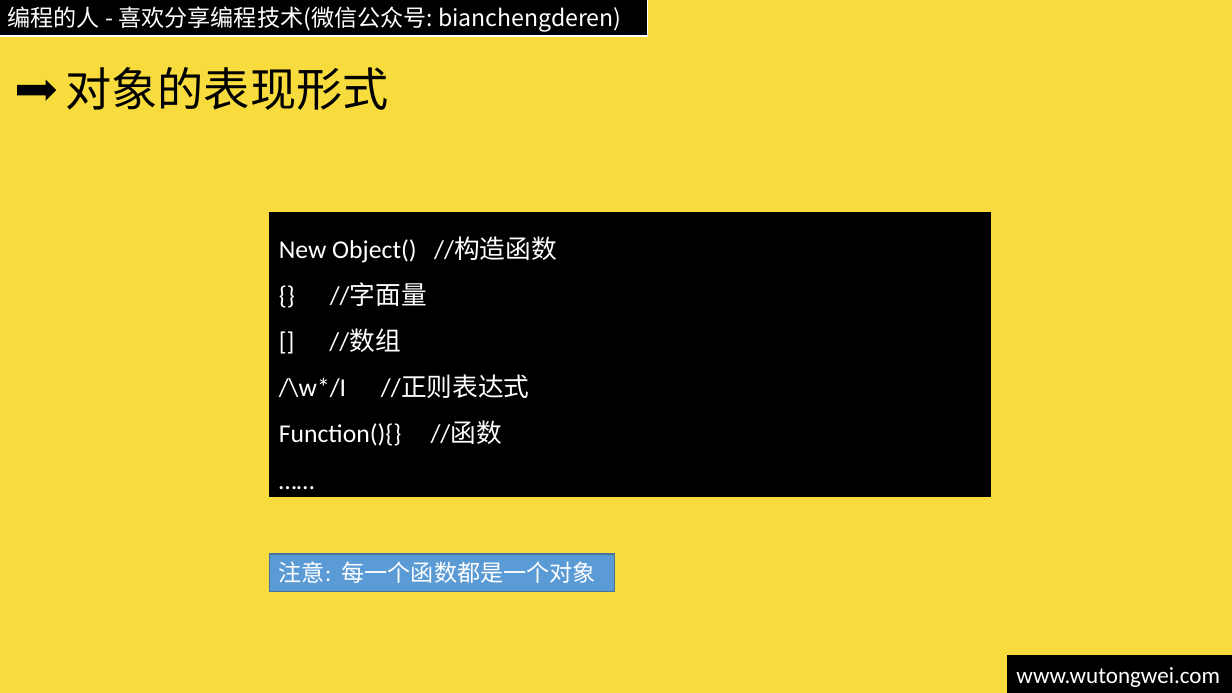
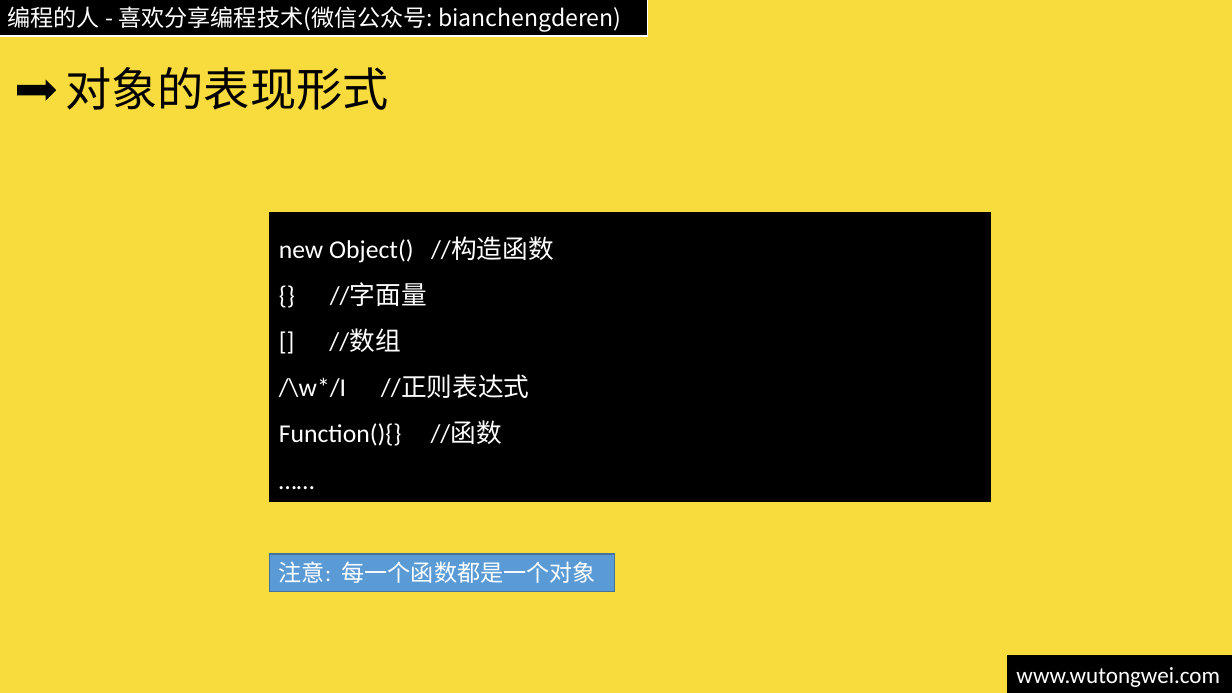
Before and after one commit to willculture/training, a slide deck: slide 54 of ppt/front-end/Javascript.pptx. Drawn at 1232x693 pixels with LibreOffice and Linux fonts; fonts in the diff are those of the drawing. Boxes give left, top, right and bottom in pixels: in the first picture for what was removed or moved away, otherwise in the second. Text is boxed around its words. In the diff, an @@ line names an element or a change of style, - is before the commit and + after.

Commit message:
update: 加入面向对象的代码

```diff
--- a/ppt/front-end/Javascript.pptx
+++ b/ppt/front-end/Javascript.pptx
@@ rectangle "new Object() //构造函数": place and size @@
-rectangle "new Object() //构造函数" at (270,213,991,497)
+rectangle "new Object() //构造函数" at (270,213,991,502)
@@ text in rectangle at (279,237,554,263): text changed @@
-New Object() //构造函数
+new Object() //构造函数
```
Also in this commit, not shown: 1 other slide changed, 3 other files.
